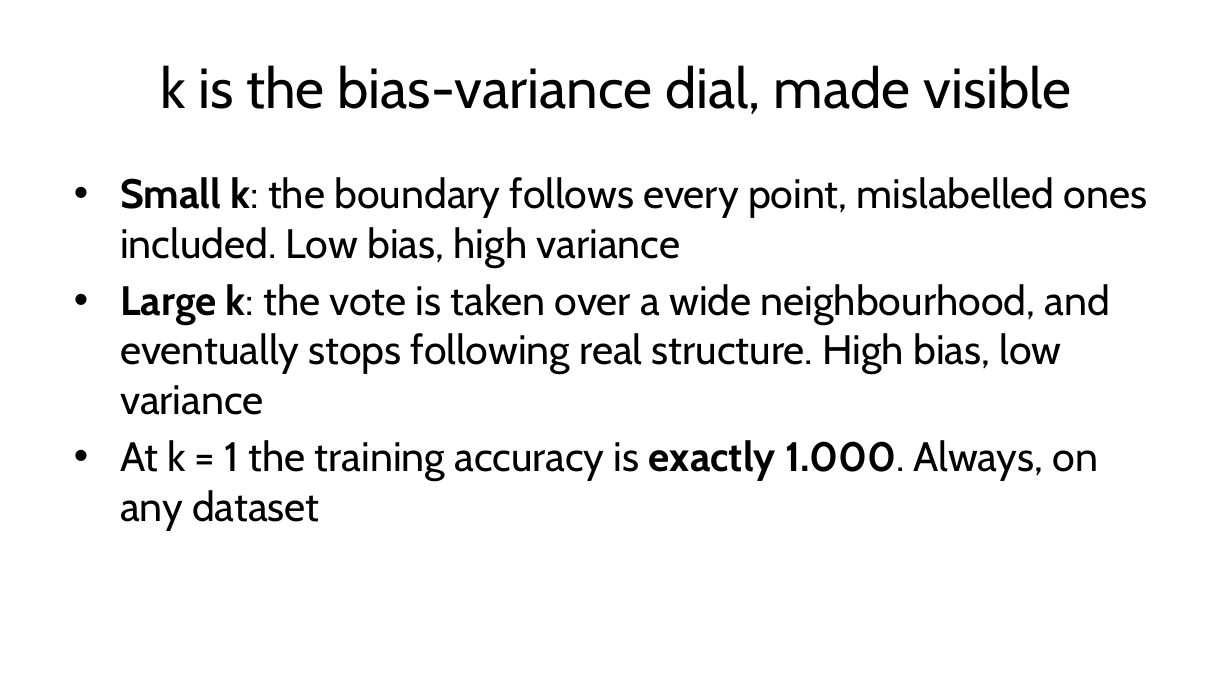
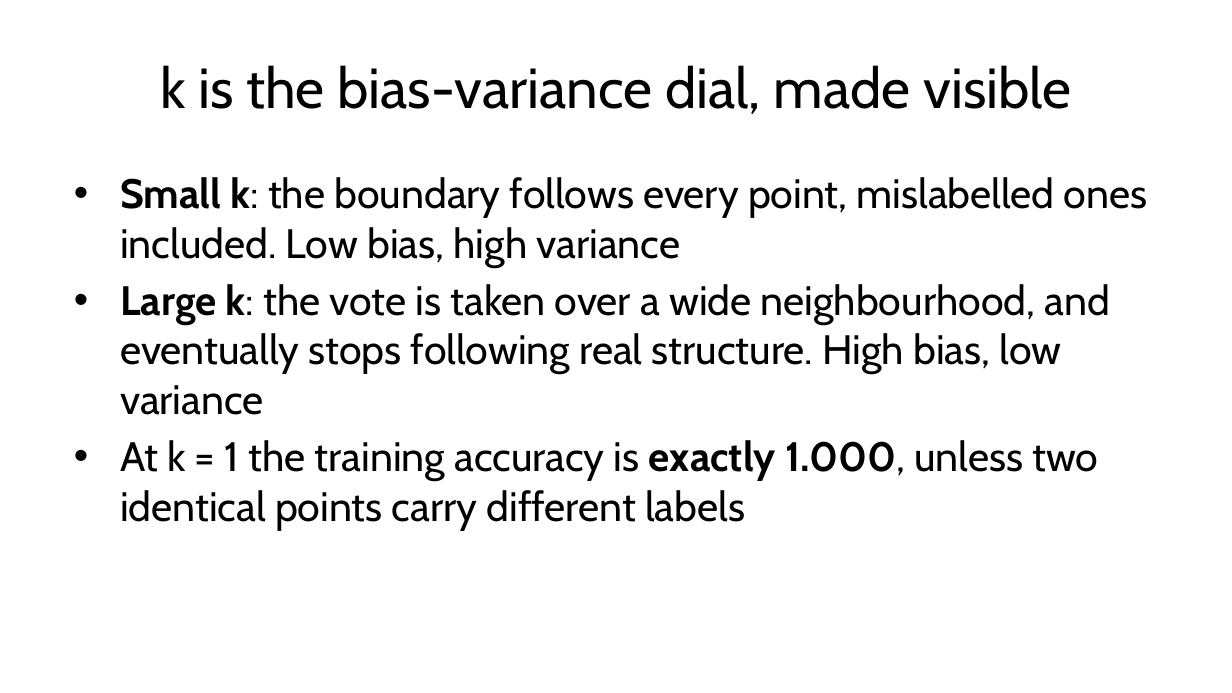
Before and after one commit to fabioantonini/technologies-for-artificial-intelligence, a slide deck: slide 10 of Lessons/06_knn_naive_bayes_svm/Slides/knn_naive_bayes_svm_slides.pptx. Drawn at 1232x693 pixels with LibreOffice and Linux fonts; fonts in the diff are those of the drawing; background and template pictures are left out. Boxes give left, top, right and bottom in pixels: in the first picture for what was removed or moved away, otherwise in the second. Text is boxed around its words. In the diff, an @@ line names an element or a change of style, - is before the commit and + after.

```diff
--- a/Lessons/06_knn_naive_bayes_svm/Slides/knn_naive_bayes_svm_slides.pptx
+++ b/Lessons/06_knn_naive_bayes_svm/Slides/knn_naive_bayes_svm_slides.pptx
@@ text at (x1=120, y1=440, x2=1099, y2=530): text changed @@
-• At k = 1 the training accuracy is exactly 1.000. Always, on any dataset
+• At k = 1 the training accuracy is exactly 1.000, unless two identical points carry different labels
```
Also in this commit, not shown: 7 other slides changed, 2 other files.
